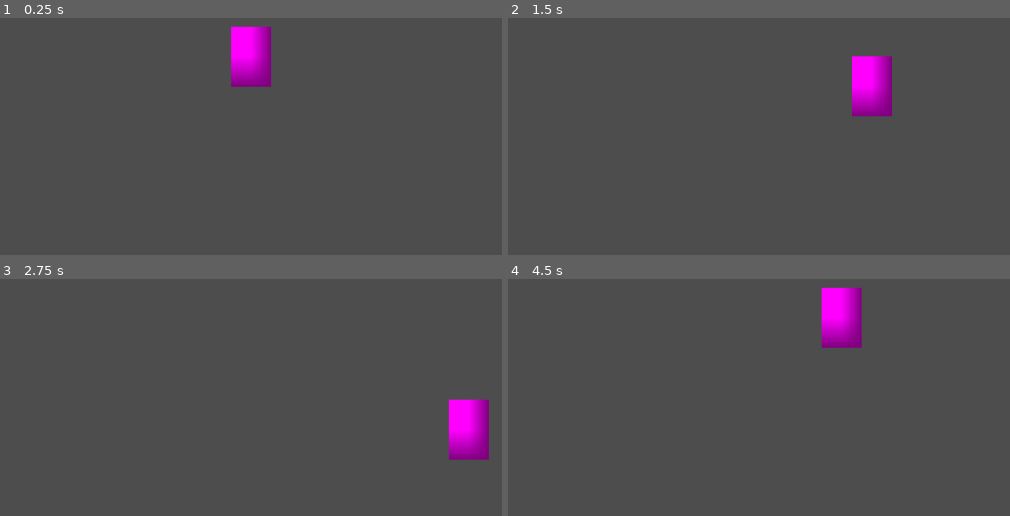
Above: before the commit, frames 1-4 (two rows, left to right).
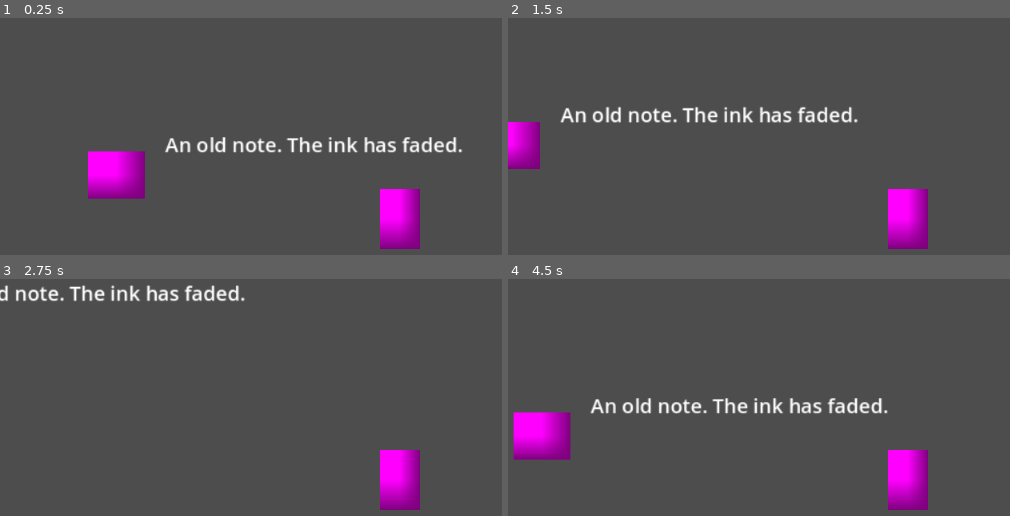
Above: after the commit, the same moments.

Repository: northstarstudios/almost
Game: Godot game, scene res://scenes/rooms/test_room.tscn
Same seed, same stepped clock (60 frames per second), same inputs: the game is played once before the commit and once after it.
Inputs:
- Up to frame 1 (0.25 s): no input
- Up to frame 2 (1.5 s): tap Enter (interact) at 0.5, 0.6, 1.35 s; hold D (move_right) 0.53-1.28 s; hold Down (move_down) from 1.28 s (still down)
- Up to frame 3 (2.75 s): release Down (move_down) at 2.03 s; hold D (move_right) from 2.03 s (still down); tap Enter (interact) at 2.1 s
- Up to frame 4 (4.5 s): release D (move_right) at 2.78 s; hold W (move_up) 2.78-3.53 s; tap Enter (interact) at 2.85, 3.6, 4.35 s; hold A (move_left) from 3.53 s (still down)

The runs differ from the first frame. In frame 1, 8.2% of the frame differs, in the area x 17-93%, y 3-98%; in frame 2, 7.1%; in frame 3, 5.5%; in frame 4, 8.2%, in the area x 0-84%, y 3-98%.

Commit message:
add interaction basics

Diff:
--- a/scenes/player/player.tscn
+++ b/scenes/player/player.tscn
@@ -18,3 +18,5 @@
 [node name="CollisionShape2D" type="CollisionShape2D" parent="."]
 position = Vector2(0, 20.75)
 shape = SubResource("RectangleShape2D_dovo2")
+
+[node name="Camera2D" type="Camera2D" parent="."]
--- /dev/null
+++ b/scenes/rooms/note.gd
@@ -0,0 +1,17 @@
+extends Area2D
+
+@export var message_label: Label
+var player_nearby := false
+
+func _on_body_entered(body: Node2D) -> void:
+	if body is CharacterBody2D:
+		player_nearby = true
+
+func _on_body_exited(body: Node2D) -> void:
+	if body is CharacterBody2D:
+		player_nearby = false
+		message_label.hide()
+
+func _process(_delta: float) -> void:
+	if player_nearby and Input.is_action_just_pressed("interact"):
+		message_label.show()
--- a/scenes/rooms/test_room.tscn
+++ b/scenes/rooms/test_room.tscn
@@ -1,8 +1,36 @@
-[gd_scene load_steps=2 format=3 uid="uid://bdi1jj5lmc7m5"]
+[gd_scene load_steps=5 format=3 uid="uid://bdi1jj5lmc7m5"]
 
 [ext_resource type="PackedScene" uid="uid://ds5legxsulxns" path="res://scenes/player/player.tscn" id="1_mjm5x"]
+[ext_resource type="Script" uid="uid://xvj2nexmli1g" path="res://scenes/rooms/note.gd" id="2_fn815"]
+
+[sub_resource type="PlaceholderTexture2D" id="PlaceholderTexture2D_mjm5x"]
+
+[sub_resource type="RectangleShape2D" id="RectangleShape2D_fn815"]
+size = Vector2(63, 55)
 
 [node name="test_room" type="Node2D"]
 
 [node name="CharacterBody2D" parent="." instance=ExtResource("1_mjm5x")]
 position = Vector2(201, 50)
+
+[node name="Note" type="Area2D" parent="." node_paths=PackedStringArray("message_label")]
+script = ExtResource("2_fn815")
+message_label = NodePath("../MessageLabel")
+
+[node name="Sprite2D" type="Sprite2D" parent="Note"]
+position = Vector2(-26, 15)
+scale = Vector2(45.5, 37.5)
+texture = SubResource("PlaceholderTexture2D_mjm5x")
+
+[node name="CollisionShape2D" type="CollisionShape2D" parent="Note"]
+position = Vector2(-28, 14)
+shape = SubResource("RectangleShape2D_fn815")
+
+[node name="MessageLabel" type="Label" parent="."]
+offset_left = 13.0
+offset_top = -21.0
+offset_right = 251.0
+offset_bottom = 2.0
+text = "An old note. The ink has faded."
+
+[connection signal="body_entered" from="Note" to="Note" method="_on_body_entered"]
Not shown, added: scenes/rooms/note.gd.uid
Not shown, changed: .DS_Store
